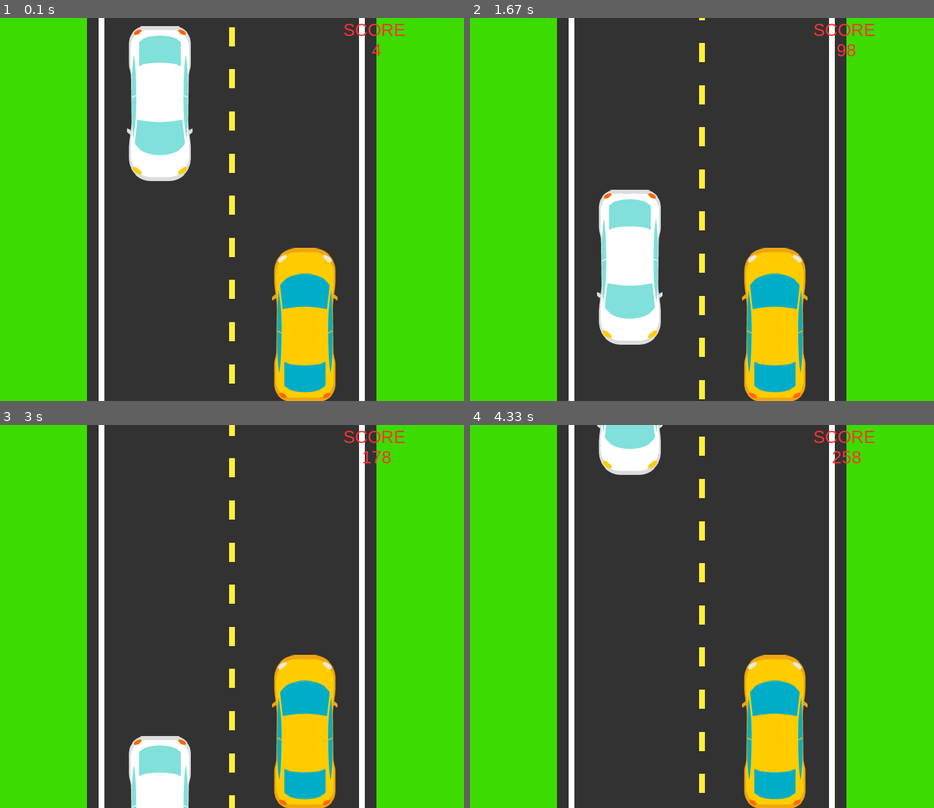
Above: before the commit, frames 1-4 (two rows, left to right).
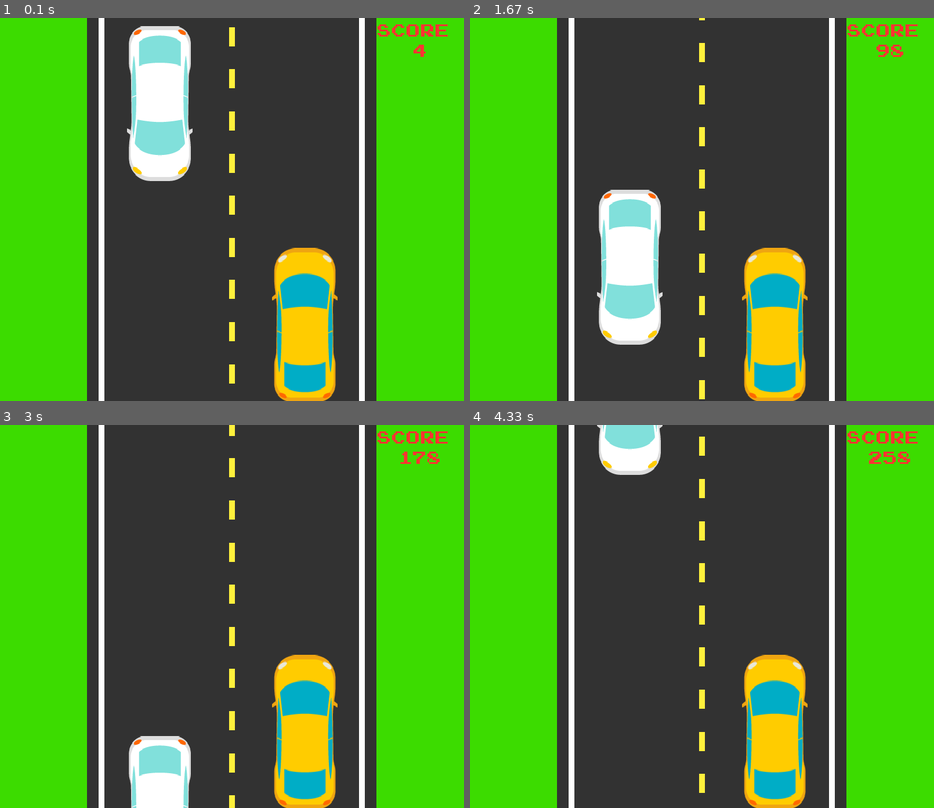
Above: after the commit, the same moments.

Repository: abidurrahman11/Pygame-Racing-Car
Game: pygame game, started from cargame.py
Same seed, same stepped clock (60 frames per second), same inputs: the game is played once before the commit and once after it.
Inputs:
- Up to frame 1 (0.1 s): no input
- Up to frame 2 (1.67 s): tap A at 0.33 s; hold Right 0.67-1.13 s; hold Right 1.17-1.63 s
- Up to frame 3 (3 s): hold Right 1.67-2.2 s; hold Right 2.23-2.63 s; hold Right from 2.67 s (still down)
- Up to frame 4 (4.33 s): release Right at 3.3 s; hold Right 3.33-3.8 s; hold Right 3.83-4.3 s

The runs differ from the first frame. In frame 1, 0.4% of the frame differs, in the area x 74-97%, y 1-11%; in frame 2, 0.5%; in frame 3, 0.6%; in frame 4, 0.6%.

Commit message:
Changed the font and position of score

Diff:
--- a/cargame.py
+++ b/cargame.py
@@ -42,7 +42,7 @@
         pygame.display.set_caption("2D Car Game")
 
         self.game_over_font = pygame.font.SysFont("Arial", 60)
-        self.score_font = pygame.font.SysFont("Arial", 30)
+        self.score_font = pygame.font.Font("assets/fonts/joystix monospace.otf", 30)
 
         # load sound effects
         self.car_crash_sound = pygame.mixer.Sound("assets/carCrash.wav")
@@ -286,14 +286,14 @@
             "SCORE ",
             self.score_font,
             (255, 50, 50),
-            self.right_lane + self.road_w / 4,
+            self.right_lane + self.road_w / 2.5,
             20,
         )
         self.message_display(
             self.score,
             self.score_font,
             (255, 50, 50),
-            self.right_lane + self.road_w / 4,
+            self.right_lane + self.road_w / 2.5,
             55,
         )
 
@@ -410,6 +410,7 @@
 
 
 if __name__ == "__main__":
+
     game = Game()
 
     game.main_loop()
--- a/high_scores.txt
+++ b/high_scores.txt
@@ -0,0 +1 @@
+5252 3692 1928 652 652
Binary file added: assets/fonts/joystix monospace.otf
Binary file added: assets/fonts/joystix/joystix monospace.otf
Not shown, added: assets/fonts/joystix/Typodermic Desktop EULA 2023.pdf
